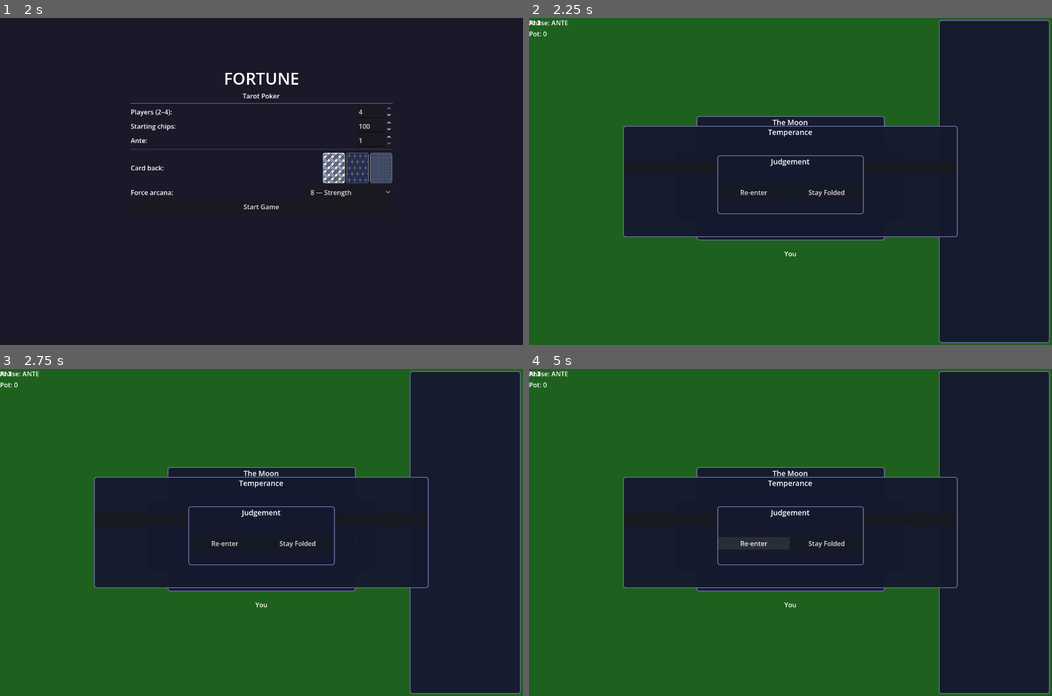
Above: before the commit, frames 1-4 (two rows, left to right).
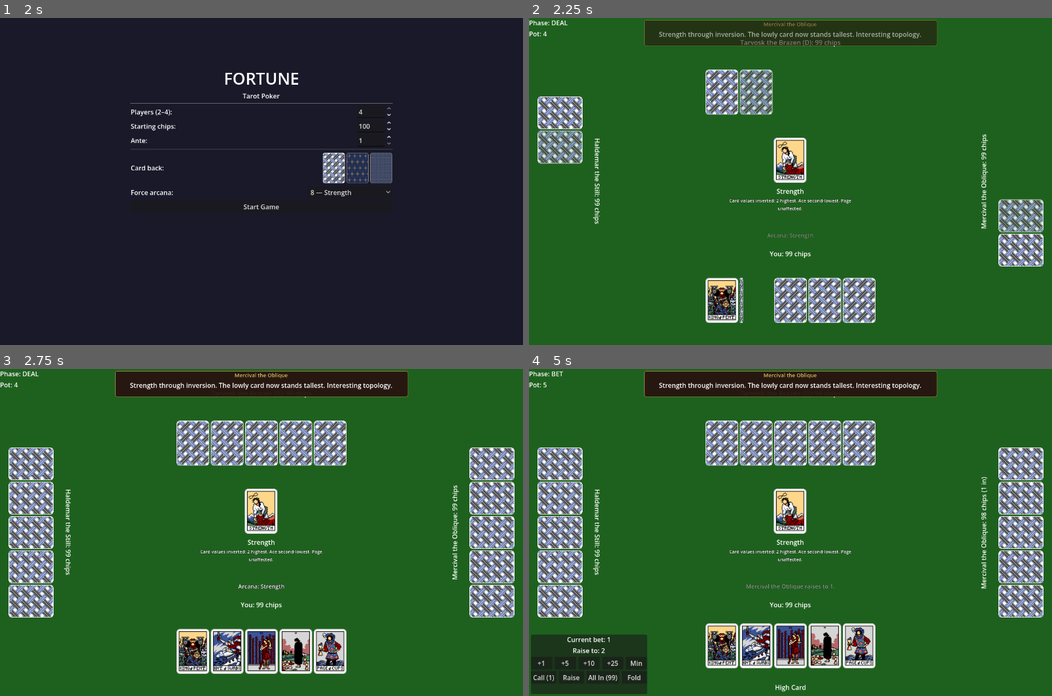
Above: after the commit, the same moments.

Repository: zenOfBass/Fortune
Game: Godot game, scene res://scenes/main_menu.tscn
The game is run twice, just before and just after one commit, with the same random seed, the same clock (stepped at 60 frames per second) and the same inputs.
Inputs (mouse positions are in pixels of both pictures, inside the frame that each line leads up to):
- Up to frame 1 (2 s): click "Random (normal)" at 0.5 s; click "Random (normal)" at 1.25 s
- Up to frame 2 (2.25 s): click "Start Game" at 2 s
- Up to frame 3 (2.75 s): no input
- Up to frame 4 (5 s): click (790, 519) at 2.75 s, where only the run before the commit has a clickable "Confirm"; click (790, 519) at 3.5 s, where only the run before the commit has a clickable "Confirm"; click (753, 542) at 4.25 s, where only the run before the commit has a clickable "Re-enter"

Frame 1 is identical in both runs. In frame 2, 55% of the frame differs, in the area x 0-100%, y 0-100%; in frame 3, 60%; in frame 4, 65%.
Error before the commit: Parse Error: Cannot infer the type of "w" variable because the value doesn't have a set type. (res://scenes/table.gd:522)

Commit message:
Error fixes and clean up

Diff:
--- a/scenes/table.gd
+++ b/scenes/table.gd
@@ -325,7 +325,7 @@
 func _on_player_chips_changed(player_idx: int, chips: int) -> void:
 	_set_player_label(player_idx, chips)
 	if _starting_chips > 0 and chips > 0:
-		var threshold := max(10, _starting_chips / 5)
+		var threshold: int = maxi(10, int(_starting_chips * 0.2))
 		if chips <= threshold:
 			if player_idx == GameManager.HUMAN_IDX:
 				DialogueManager.try_fire_any("player_low_chips", 0.75, {"chips": chips})
@@ -519,7 +519,7 @@
 	phase_label.text = " | ".join(parts)
 	# Rare hand reactions — always use a reactor (not the winner themselves).
 	for i in hand_names.size():
-		var w := winner_indices[i]
+		var w: int = winner_indices[i]
 		var ctx := {"hand_name": hand_names[i], "player_name": GameManager._pname(w)}
 		if hand_names[i] == "Five of a Kind":
 			DialogueManager.try_fire_any_except("five_of_a_kind_shown", w, 1.0)
--- a/scripts/dialogue_manager.gd
+++ b/scripts/dialogue_manager.gd
@@ -171,7 +171,7 @@
 	if final_chips.is_empty():
 		_reset_stats()
 		return
-	var max_chips: int = final_chips.max()
+	var max_chips: int = int(final_chips.max())
 	if final_chips[GameManager.HUMAN_IDX] >= max_chips:
 		try_fire_any("game_over_lose", 1.0)
 	else:
